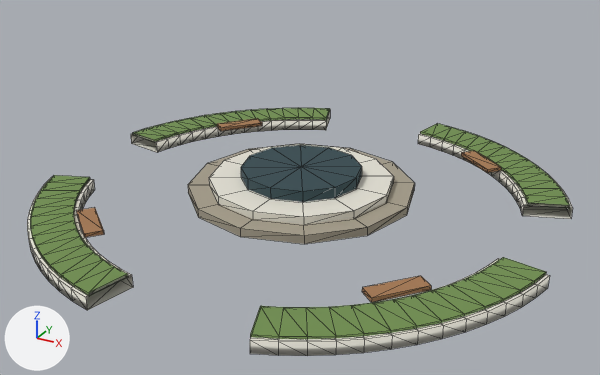
Renders of the glTF model public/models/plaza-far.glb from each side of a commit.
Before and after are seen from a 50 mm camera at (11.97, -21.86, 11.59) aimed at (0.39, -0.79, 1.06). Arrows for +X, +Y and +Z are at lower left; the lights stay in place. The older version comes first. Mesh edges are drawn as thin lines. Vertices at exactly the same position are counted once.

The older version as bpy lines, for what is in view:
```python
me_mesh_0 = bpy.data.meshes.new('Mesh_0')
me_mesh_0.from_pydata(...)  # 564 vertices, 1024 faces; spans x -8.4..8.4, y -8.4..8.4, z 0.1..1.4
me_mesh_0.materials.append(mat_material_0)
ob_mesh_0 = bpy.data.objects.new('Mesh_0', me_mesh_0)
ob_mesh_0.location = (0.0, 0.0, 0.0)
```
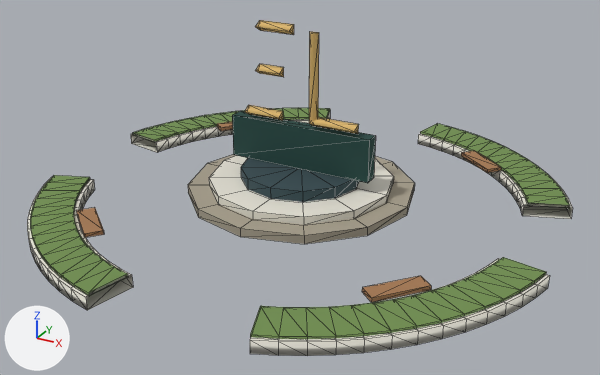
Boxes (x1, y1, x2, y2) around the edits, measured in the pictures (600 x 375 px):
'Mesh_0', reshaped (35% taller)
    before: (27, 108, 573, 356)
    after: (27, 20, 573, 356)
part 1 of me_mesh_0, added (cyan)
    after: (232, 111, 376, 183)
part 2 of me_mesh_0, added (brown)
    after: (309, 32, 358, 134)
part 3 of me_mesh_0, added (orange)
    after: (245, 20, 294, 120)

What changed in the scene script:
```text
Change me_mesh_0:
    used by ob_mesh_0; location = (0.0, 0.0, 0.0)
    remove me_mesh_0.from_pydata(...)  # 564 vertices, 1024 faces; spans x -8.4..8.4, y -8.4..8.4, z 0.1..1.4
    add me_mesh_0.from_pydata(...)  # 610 vertices, 1096 faces; spans x -8.4..8.4, y -8.4..8.4, z 0.1..6.0
    me_mesh_0 part 1: a new loose piece, a box spanning x -2.45..2.45, y -0.24..0.24, z 1.43..2.83, in mat_material_0
    me_mesh_0 part 2: a new loose piece of 14 vertices spanning x 0.3..2.0, y -0.3..0.0, z 2.9..5.8, in mat_material_0
    me_mesh_0 part 3: 24 vertices added at x -1.9..-0.2, y -0.3..0.0, z 2.9..6.0
```
